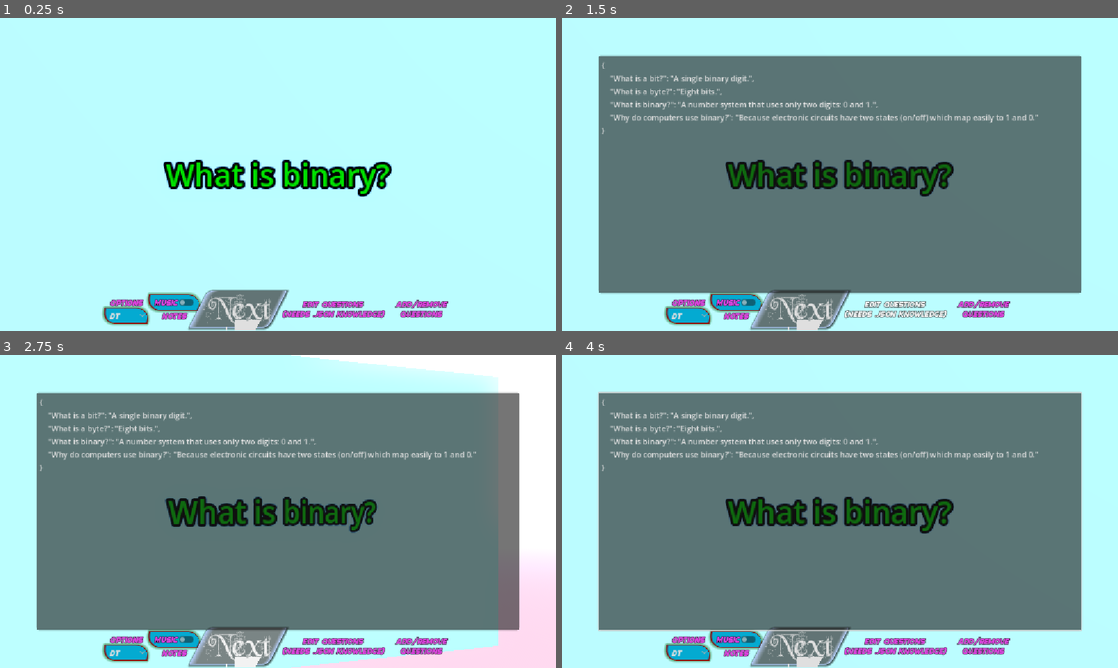
Above: before the commit, frames 1-4 (two rows, left to right).
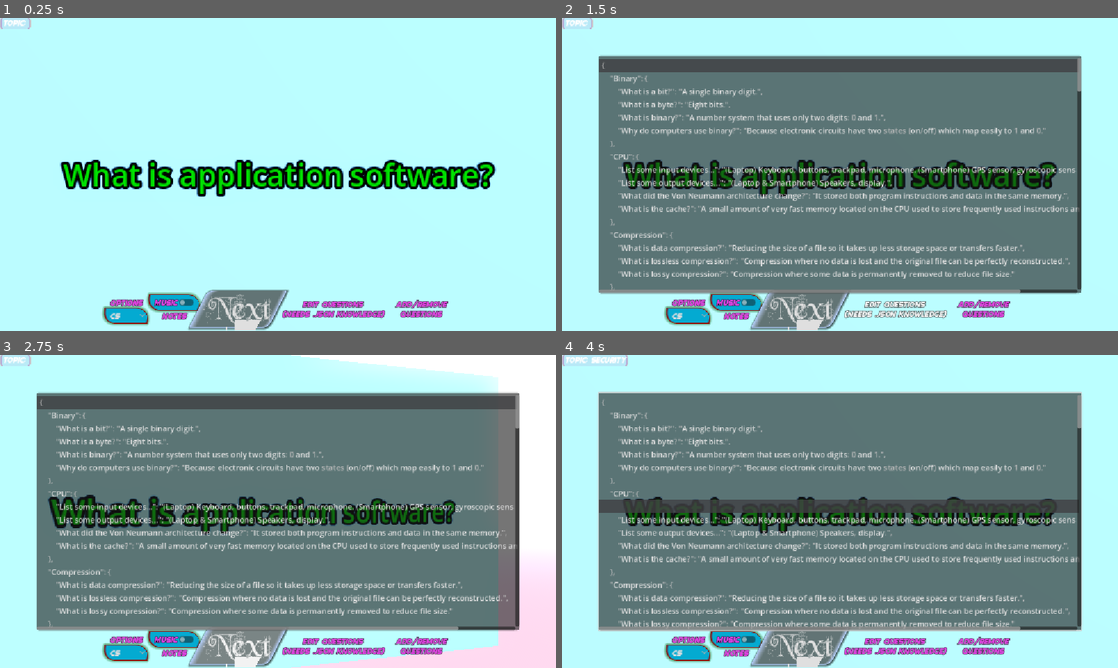
Above: after the commit, the same moments.

Repository: FreeformWave544/Revision
Game: Godot game, scene res://UI/main.tscn
The game is run twice, just before and just after one commit, with the same random seed, the same clock (stepped at 60 frames per second) and the same inputs. Sound files missing from this copy of the repository are replaced by a short silence.
Inputs (mouse positions are in pixels of both pictures, inside the frame that each line leads up to):
- Up to frame 1 (0.25 s): no input
- Up to frame 2 (1.5 s): click "DT" (after the commit: "CS") at 0.5 s; click "Edit Questions (Needs .JSON k…" at 1.25 s
- Up to frame 3 (2.75 s): click "Next" at 2 s
- Up to frame 4 (4 s): click "Next" at 2.75 s; tap Enter (ui_accept) at 3.5, 3.77 s; move the mouse to (962, 495) at 3.52 s; hold Right (ui_right) from 3.53 s (still down); tap Alt at 3.6 s; click (962, 495) at 3.67 s

The runs differ from the first frame. In frame 1, 5.7% of the frame differs, in the area x 0-90%, y 0-97%; in frame 2, 17%, in the area x 0-94%, y 0-97%; in frame 3, 17%; in frame 4, 15%.

Commit message:
MORE questions.

Diff:
--- a/UI/main.gd
+++ b/UI/main.gd
@@ -74,6 +74,12 @@
 			"What is a WAN?": "A Wide Area Network covering a large geographical area.",
 			"What is packet switching?": "Data is split into packets which are sent independently across a network and reassembled at the destination."
 		},
+		"Network Hardware": {
+			"What does a router do?": "Directs data packets between different networks.",
+			"What does a switch do?": "Connects devices in a LAN and sends data to the correct device.",
+			"What does a NIC do?": "A Network Interface Card allows a device to connect to a network.",
+			"What is a WAP?": "A Wireless Access Point allows wireless devices to connect to a network."
+		},
 		"Protocols": {
 			"What is a network protocol?": "A set of rules that define how data is transmitted across a network.",
 			"What does HTTP do?": "Transfers web pages between web servers and web browsers.",
@@ -85,7 +91,11 @@
 			"What is malware?": "Malicious software designed to damage or gain unauthorised access to a system.",
 			"What is a firewall?": "A security system that monitors and controls incoming and outgoing network traffic.",
 			"What is encryption?": "The process of converting data into a coded form to prevent unauthorised access.",
-			"What is user access level?": "Restrictions that control what a user can do on a system."
+			"What is user access level?": "Restrictions that control what a user can do on a system.",
+			"What is phishing?": "A scam where attackers trick users into revealing personal information.",
+			"What is a brute force attack?": "Trying many possible passwords until the correct one is found.",
+			"What is a denial of service attack?": "Overloading a network or server so it cannot respond to users.",
+			"What is social engineering?": "Manipulating people into revealing confidential information."
 		},
 		"Software": {
 			"What is software?": "Programs and instructions that tell a computer what to do.",
@@ -113,6 +123,17 @@
 			"What does the Data Protection Act do?": "Protects personal data and controls how organisations use it.",
 			"What does the Computer Misuse Act do?": "Makes unauthorised access to computer systems illegal.",
 			"What does copyright law protect?": "Original work such as software, music, and documents from being copied without permission."
+		},
+		"Data Representation": {
+			"What is denary?": "The base-10 number system used in the modern English numerical system.",
+			"What is hexadecimal?": "A base-16 number system using digits 0–9 and letters A–F.",
+			"Why is hexadecimal used in computing?": "It represents binary numbers in a shorter and easier-to-read form.",
+			"What is ASCII?": "A character encoding system that represents characters using binary numbers.",
+			"What is Unicode?": "A character encoding system designed to represent characters from many different languages.",
+			"What is image resolution?": "The number of pixels in an image, usually expressed as width × height.",
+			"What is colour depth?": "The number of bits used to represent the colour of a single pixel.",
+			"What is sampling rate?": "How many sound samples are taken per second when recording audio.",
+			"What is bit depth (sound)?": "The number of bits used to represent each sound sample."
 		}
 	}
 }
@@ -133,7 +154,7 @@
 	definition = questions[subject][topic][word]
 	_set_word()
 	_update_subjects()
-	if $ClickStuff/Subject.item_count >= 1: $ClickStuff/Subject.selected = 0
+	if $ClickStuff/Subject.item_count >= 1: $ClickStuff/Subject.selected = 1
 
 func _normalize_questions():
 	for s in questions.keys():
@@ -149,12 +170,14 @@
 	if side:
 		topic = questions[subject].keys().pick_random()
 		word = random_card(weightedQ())
-		occurrences[word] = occurrences.get(word,0)+1
+		occurrences[word] = occurrences.get(word, 0) + 1
 		$AnimationPlayer.play("Spin")
 	else:
 		definition = questions[subject][topic].get(word,"...")
 		$AnimationPlayer.play_backwards("Spin")
 	side = !side
+	await get_tree().create_timer(1.5).timeout
+	$Topic.text = "Topic: " + topic
 
 func weightedQ() -> Dictionary:
 	var weighted := {}
@@ -187,8 +210,8 @@
 func _on_questions_pressed()->void:
 	if not $questions.visible:
 		$questions.show()
-		$questions.text = JSON.stringify(questions[subject][topic],"\t")
-	else: _load_questions_from_text()
+		$questions.text = JSON.stringify(questions[subject],"\t")
+	else: _load_questions_from_text() ; $questions.hide()
 
 func _load_questions_from_text()->void:
 	var text=$questions.text
--- a/UI/main.tscn
+++ b/UI/main.tscn
@@ -139,6 +139,12 @@
 &"Spin": SubResource("Animation_vnck2")
 }
 
+[sub_resource type="CodeHighlighter" id="CodeHighlighter_6sydh"]
+number_color = Color(0.728822, 0.728822, 0.728822, 1)
+symbol_color = Color(0.7294118, 0.7294118, 0.7294118, 1)
+function_color = Color(0.7294118, 0.7294118, 0.7294118, 1)
+member_variable_color = Color(0.7294118, 0.7294118, 0.7294118, 1)
+
 [node name="Main" type="Node3D" unique_id=1859457304]
 script = ExtResource("1_vnck2")
 
@@ -359,6 +365,20 @@
 offset_bottom = -78.0
 grow_horizontal = 2
 grow_vertical = 2
+scroll_smooth = true
+scroll_past_end_of_file = true
+caret_blink = true
+caret_move_on_right_click = false
+syntax_highlighter = SubResource("CodeHighlighter_6sydh")
+highlight_current_line = true
+auto_brace_completion_enabled = true
+auto_brace_completion_highlight_matching = true
+
+[node name="Topic" type="Label" parent="." unique_id=1642566037]
+offset_right = 40.0
+offset_bottom = 23.0
+theme = ExtResource("9_p2g6k")
+text = "Topic: "
 
 [connection signal="pressed" from="ClickStuff/Options" to="." method="_on_options_pressed"]
 [connection signal="item_selected" from="ClickStuff/Subject" to="." method="_on_subject_item_selected"]
